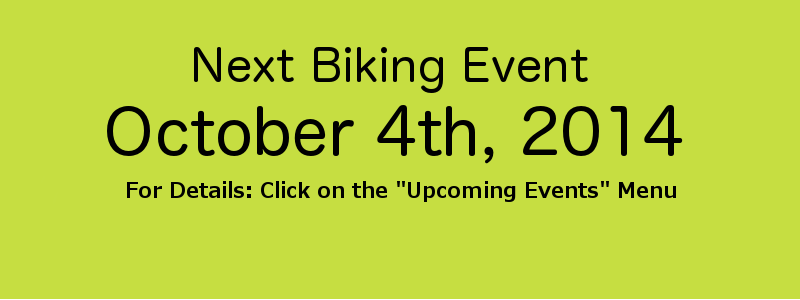
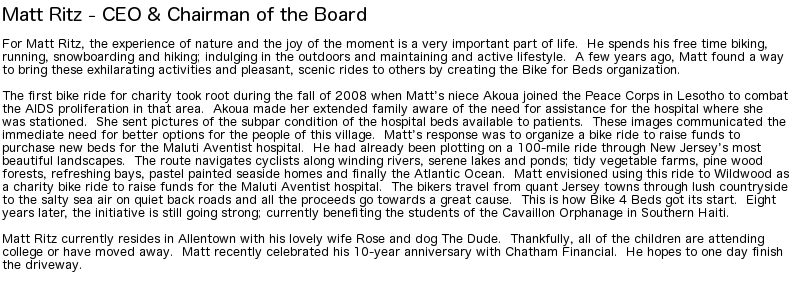
Two versions of the same layered image (800×300). Layer-by-layer changes:
hid "October 4th, 2014" over [107, 105, 683, 164]
hid "For Details: Click on the 'Upc..." over [127, 181, 676, 202]
added layer "Matt Ritz - CEO & Chairman of ..." above "#1" over [2, 7, 789, 272]
renamed "Next Biking Event" to "Layer", hid it, painted on it over [194, 47, 588, 93]
renamed "Layer" to "Layer #1", painted on it over [0, 0, 800, 299]
